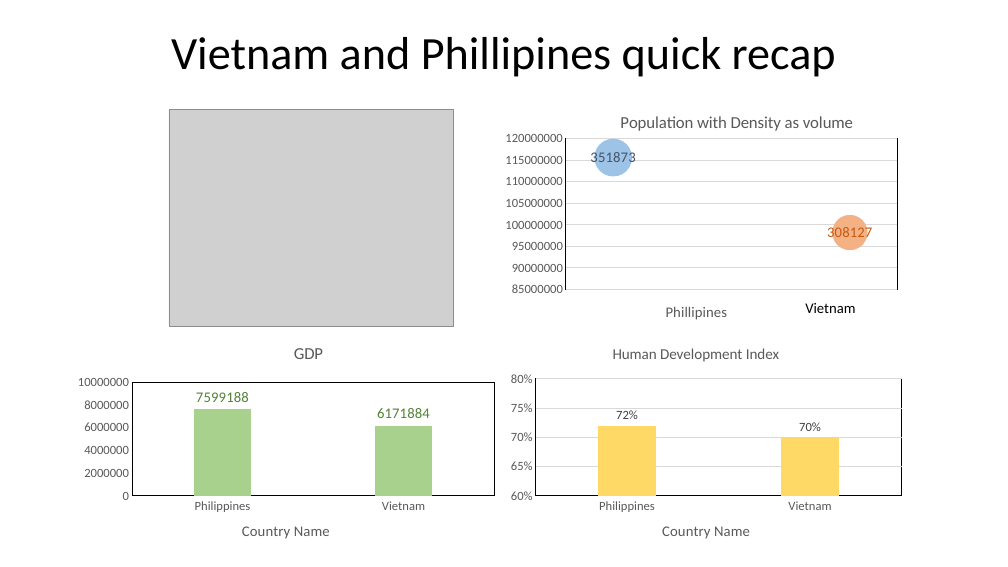
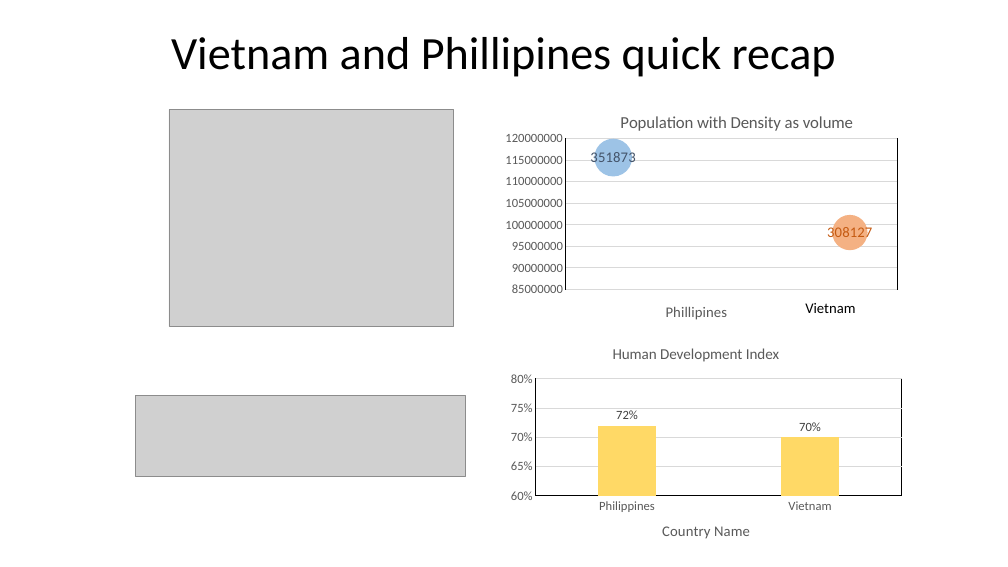
Before and after one commit to HadiSyahputraa/World-WIde-COVID, a slide deck: slide 12 of Final_Report.pptx (slide 8 before the commit). Drawn at 1008x567 pixels with LibreOffice and Linux fonts; fonts in the diff are those of the drawing; grey boxes stand for pictures. Boxes give left, top, right and bottom in pixels: in the first picture for what was removed or moved away, otherwise in the second. Text is boxed around its words. In the diff, an @@ line names an element or a change of style, - is before the commit and + after.

```diff
--- a/Final_Report.pptx
+++ b/Final_Report.pptx
@@ column chart removed at (70,331,503,558) @@
-title "GDP "
-categories: Philippines, Vietnam
-Series 1: 7599188, 6171884
@@ picture added at (136,396,466,476) @@
```
Also in this commit, not shown: 10 other slides changed, 7 slides added, 2 slides removed, 14 other files.
